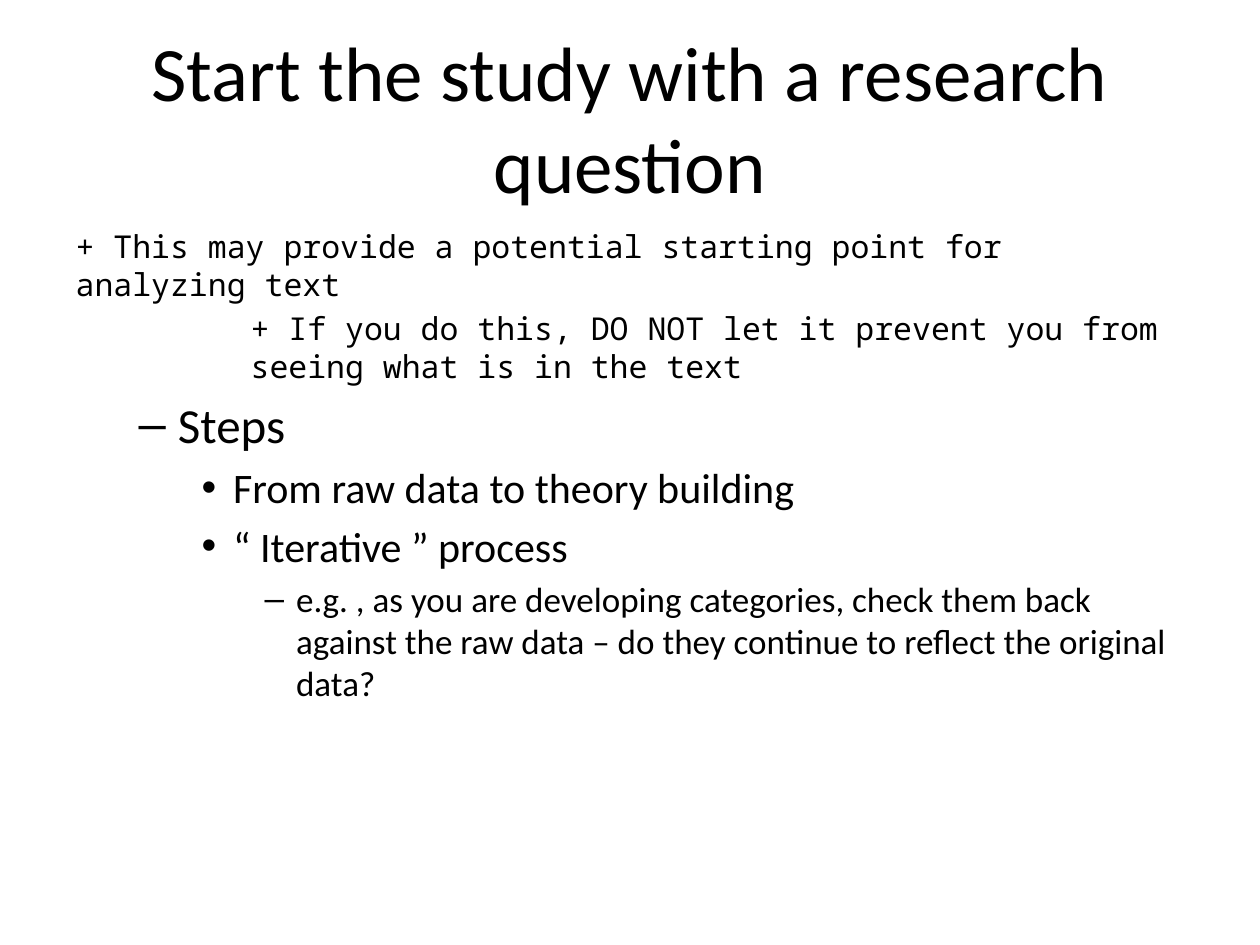
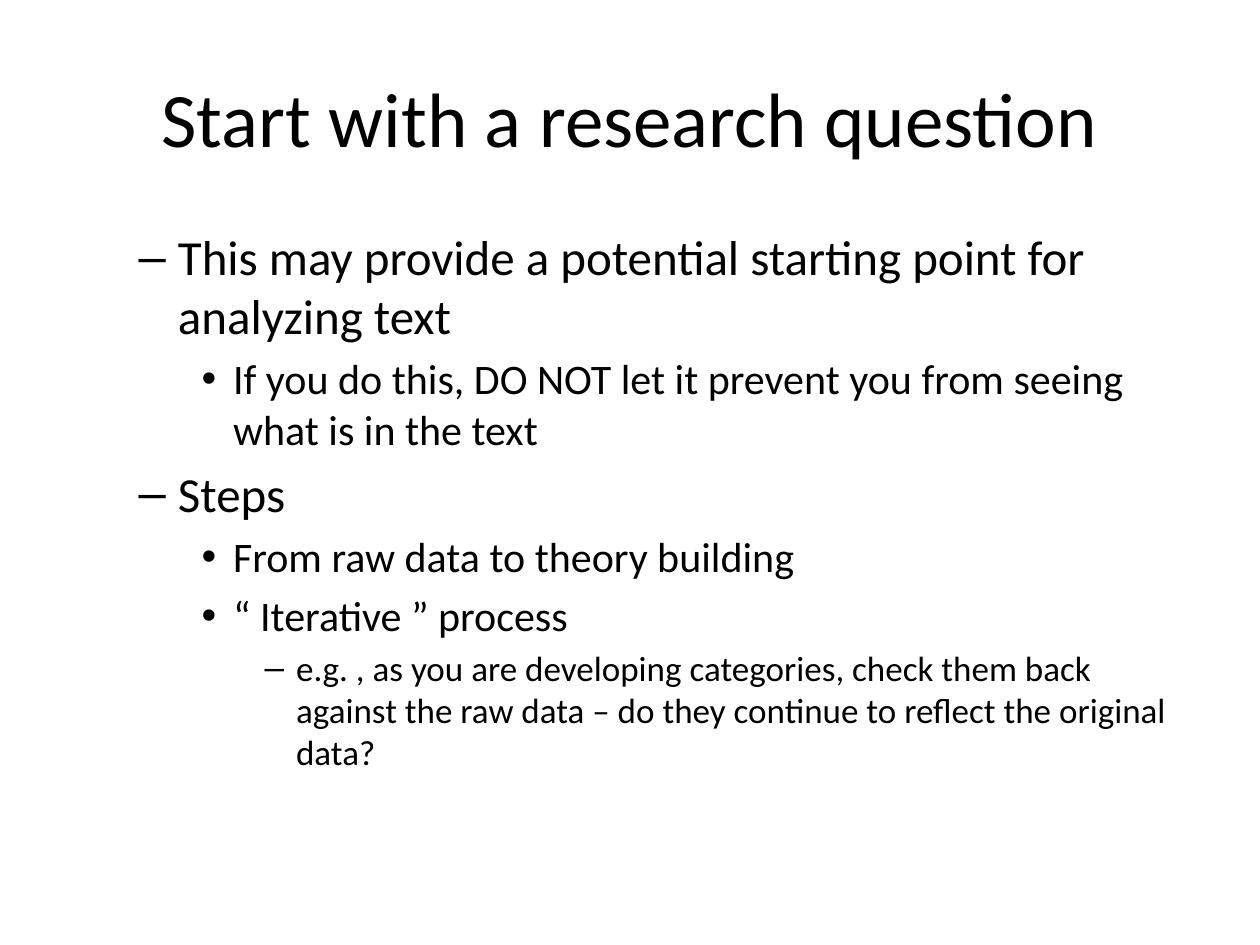
Before and after one commit to classes-medb/5510, a slide deck: slide 79 of src/video-12-hypothesis-testing.pptx (slide 59 before the commit). Drawn at 1260x945 pixels with LibreOffice and Linux fonts; fonts in the diff are those of the drawing. Boxes give left, top, right and bottom in pixels: in the first picture for what was removed or moved away, otherwise in the second. Text is boxed around its words. In the diff, an @@ line names an element or a change of style, - is before the commit and + after.

```diff
--- a/src/video-12-hypothesis-testing.pptx
+++ b/src/video-12-hypothesis-testing.pptx
@@ title at [162, 93, 1097, 160]: text changed @@
-Start the study with a research question
+Start with a research question
@@ text at [178, 241, 1124, 446]: text changed; size 18 to 24 pt; font Noto Sans Mono to Calibri @@
-+ This may provide a potential starting point for analyzing text
-+ If you do this, DO NOT let it prevent you from seeing what is in the text
+  – This may provide a potential starting point for analyzing text
+    • If you do this, DO NOT let it prevent you from seeing what is in the text
```
Also in this commit, not shown: 10 other slides changed, 18 slides added, 6 slides removed, 1 other file.
